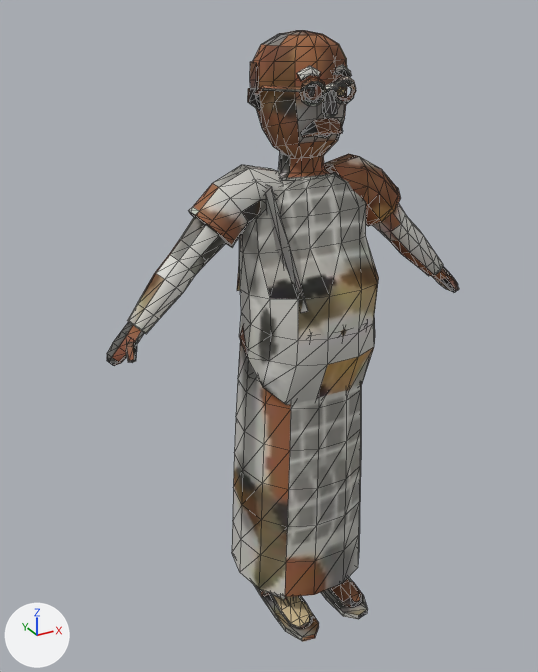
An edit to the glTF model nostalgia/assets3d/uncle_lungi_banian.glb, drawn before and after from the same camera.
The view is the same before and after, from a 50 mm camera at (-5.35, -8.73, 9.14) aimed at (-0.46, 0.17, 4.69). Arrows for +X, +Y and +Z are at lower left; the lights stay in place. The picture after the commit comes second. Mesh edges are drawn as thin lines. Vertices at exactly the same position are counted once.

Script lines for the objects in view, before the commit:
```python
me_uncle_lungi_banian = bpy.data.meshes.new('uncle_lungi_banian')
me_uncle_lungi_banian.from_pydata(...)  # 1607 vertices, 2930 faces; spans x -2.96..2.96, y -1.27..1.08, z 0.0..8.88
me_uncle_lungi_banian.materials.append(mat_m_uncle_lungi_banian)  # picture img_uncle_lungi_banian_base
ob_uncle_lungi_banian = bpy.data.objects.new('uncle_lungi_banian', me_uncle_lungi_banian)
ob_uncle_lungi_banian.location = (0.0, 0.0, 0.0)
```
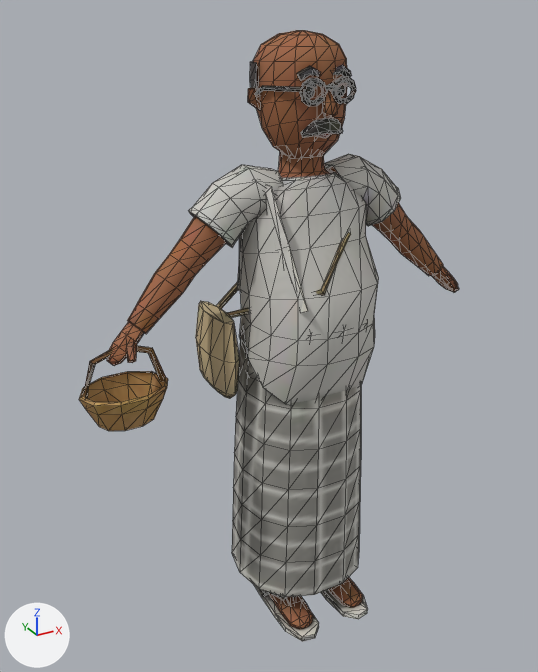
Patch to the scene script:
```diff
--- a/nostalgia/assets3d/uncle_lungi_banian.glb.py
+++ b/nostalgia/assets3d/uncle_lungi_banian.glb.py
@@ me_uncle_lungi_banian @@
 # used by ob_uncle_lungi_banian; location = (0.0, 0.0, 0.0)
-me_uncle_lungi_banian.from_pydata(...)  # 1607 vertices, 2930 faces; spans x -2.96..2.96, y -1.27..1.08, z 0.0..8.88
+me_uncle_lungi_banian.from_pydata(...)  # 1743 vertices, 3168 faces; spans x -3.38..2.96, y -1.27..1.08, z 0.0..8.88
+# me_uncle_lungi_banian part 1: a new loose piece of 41 vertices spanning x -3.38..-2.14, y -0.42..0.42, z 3.96..4.51, in mat_m_uncle_lungi_banian (picture img_uncle_lungi_banian_base)
+# me_uncle_lungi_banian part 2: a new loose piece of 40 vertices spanning x -1.43..-1.03, y -0.26..0.96, z 3.94..5.15, in mat_m_uncle_lungi_banian (picture img_uncle_lungi_banian_base)
+# me_uncle_lungi_banian part 3: a new loose piece of 35 vertices spanning x -1.14..0.71, y -1.1..0.59, z 5.08..7.02, in mat_m_uncle_lungi_banian (picture img_uncle_lungi_banian_base)
+# me_uncle_lungi_banian part 4: a new loose piece of 20 vertices spanning x -3.36..-2.16, y -0.05..0.05, z 4.45..5.13, in mat_m_uncle_lungi_banian (picture img_uncle_lungi_banian_base)
+# me_uncle_lungi_banian part 5: 2918 kept faces spanning x -2.96..2.96, y -1.27..1.08, z 0.0..8.88 get new texture (UV) coordinates
 me_uncle_lungi_banian.materials.append(mat_m_uncle_lungi_banian)
```

Location of each change, [x1, y1, x2, y2] in pixels of the pictures (538 x 672 px):
'uncle_lungi_banian', reshaped (8% wider): before [107, 30, 459, 642]; after [79, 30, 459, 642]
part 1 of me_uncle_lungi_banian, added (brown): after [79, 371, 168, 431]
part 2 of me_uncle_lungi_banian, added (brown): after [196, 301, 240, 399]
part 3 of me_uncle_lungi_banian, added: after [216, 232, 351, 318]
part 4 of me_uncle_lungi_banian, added: after [81, 346, 166, 398]
part 5 of me_uncle_lungi_banian, surface changed: [107, 30, 459, 642] in both
